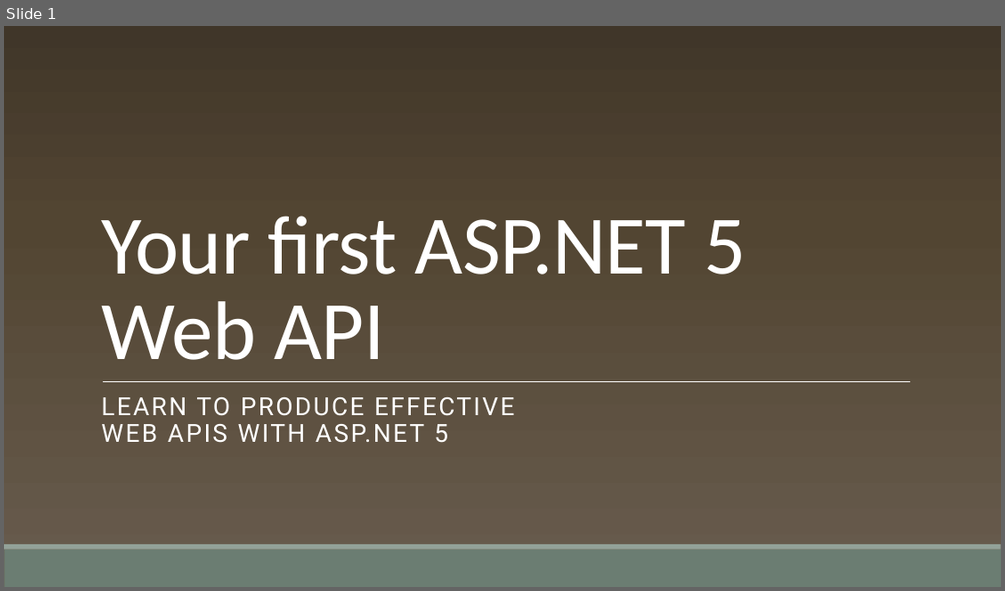
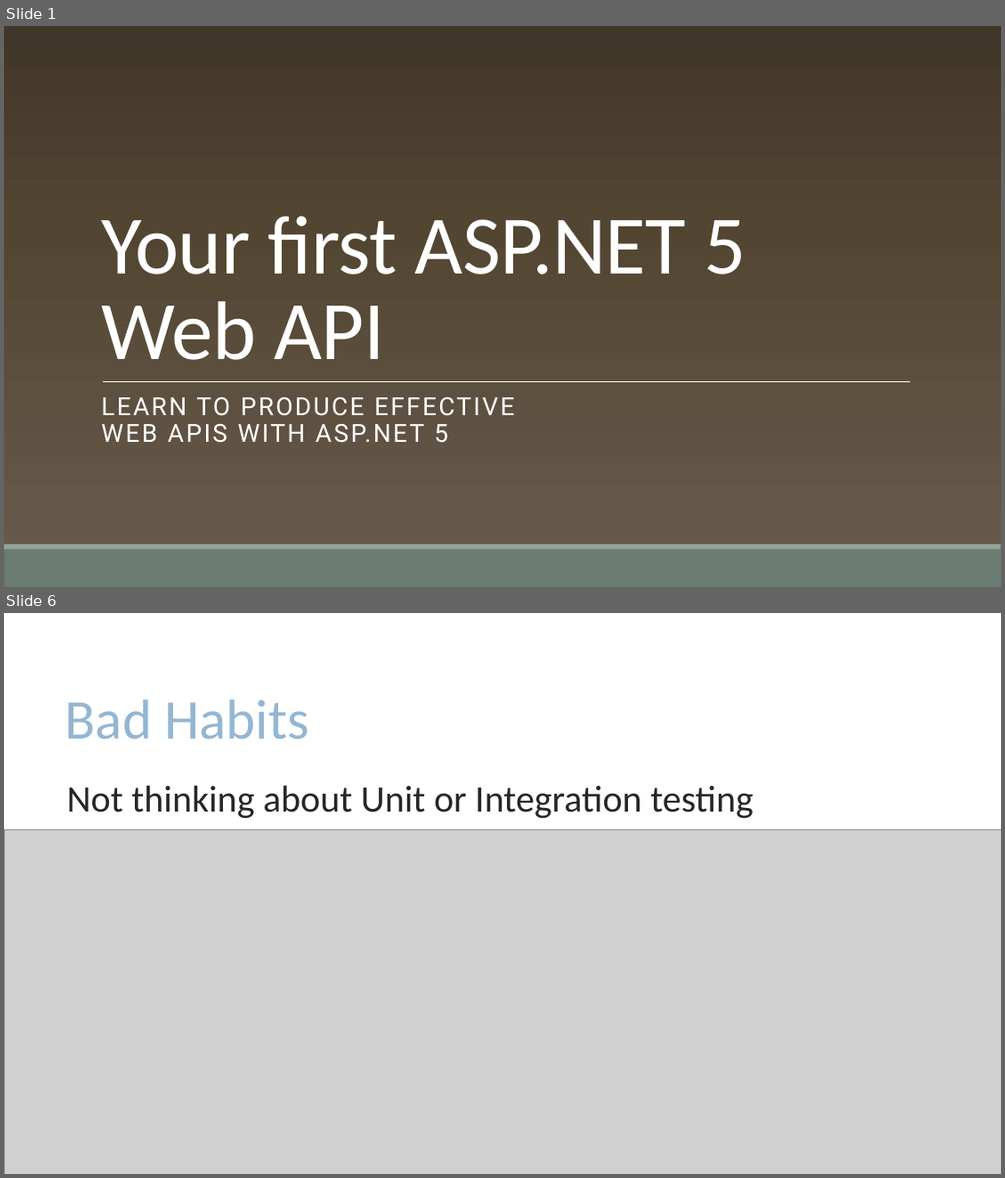
Before and after one commit to cwoodruff/aspnet-5-web-api-workshop, a slide deck: module-1/01-03 Your first ASP.NET 5 Web API/01-03 Your first ASP.NET 5 Web API.pptx. Shown one above the other, each under a label of ours: slide 1 before the commit, slides 1 and 6 after it; the slides between them are not shown. The pictures are 1005x591 and 1005x1178 pixels, drawn with LibreOffice and Linux fonts; fonts in the diff are those of the drawing; grey boxes stand for pictures; background and template pictures are left out. Boxes give left, top, right and bottom in pixels: in the first picture for what was removed or moved away, otherwise in the second. Text is boxed around its words. In the diff, an @@ line names an element or a change of style, - is before the commit and + after.

```diff
--- a/module-1/01-03 Your first ASP.NET 5 Web API/01-03 Your first ASP.NET 5 Web API.pptx
+++ b/module-1/01-03 Your first ASP.NET 5 Web API/01-03 Your first ASP.NET 5 Web API.pptx
@@ slide 6 added at box(4, 613, 1001, 1174), background #FFFFFF @@
@@ title added at box(65, 699, 309, 739), 54 pt, text #94B6D2 @@
+Bad Habits
@@ text added at box(67, 786, 753, 819), 36 pt, text #262626 @@
+Not thinking about Unit or Integration testing
@@ picture added at box(4, 830, 1001, 1174) @@
```
Also in this commit, not shown: 4 other slides added, 10 other files.
